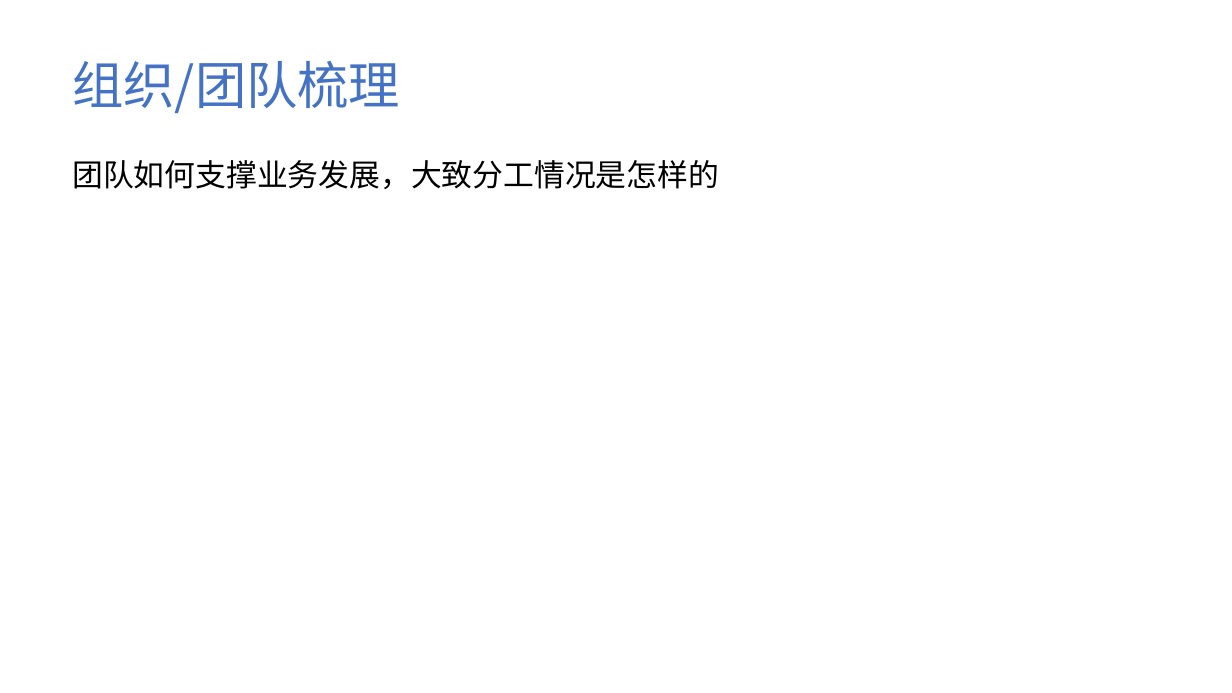
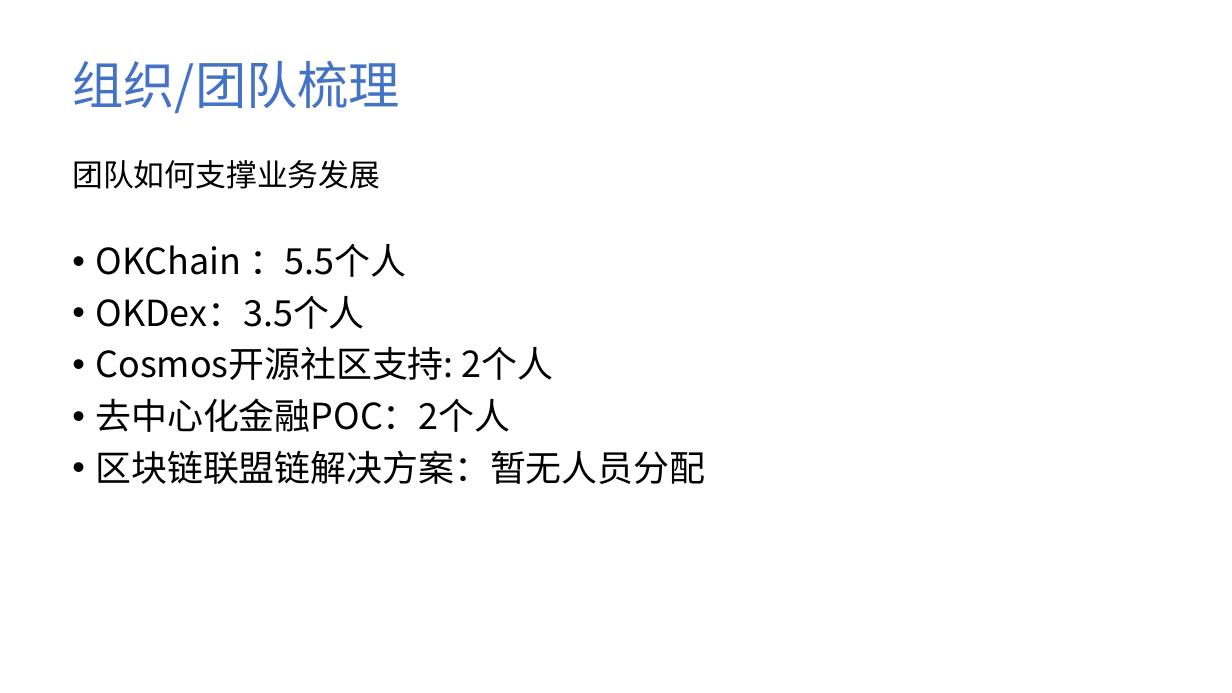
Before and after one commit to cmdpos/gaia, a slide deck: slide 3 of ppt/关于团队建设 - 公链组汇报.pptx. Drawn at 1232x693 pixels with LibreOffice and Linux fonts; fonts in the diff are those of the drawing; background and template pictures are left out. Boxes give left, top, right and bottom in pixels: in the first picture for what was removed or moved away, otherwise in the second. Text is boxed around its words. In the diff, an @@ line names an element or a change of style, - is before the commit and + after.

```diff
--- a/ppt/关于团队建设 - 公链组汇报.pptx
+++ b/ppt/关于团队建设 - 公链组汇报.pptx
@@ text at [72, 160, 705, 484]: text changed; size 24 to 28 pt @@
-团队如何支撑业务发展，大致分工情况是怎样的
+团队如何支撑业务发展
+• OKChain ：5.5个人
+• OKDex：3.5个人
+• Cosmos开源社区支持: 2个人
+• 去中心化金融POC：2个人
+• 区块链联盟链解决方案：暂无人员分配
```
Also in this commit, not shown: 6 other slides changed, 1 slide added, 1 slide removed.
